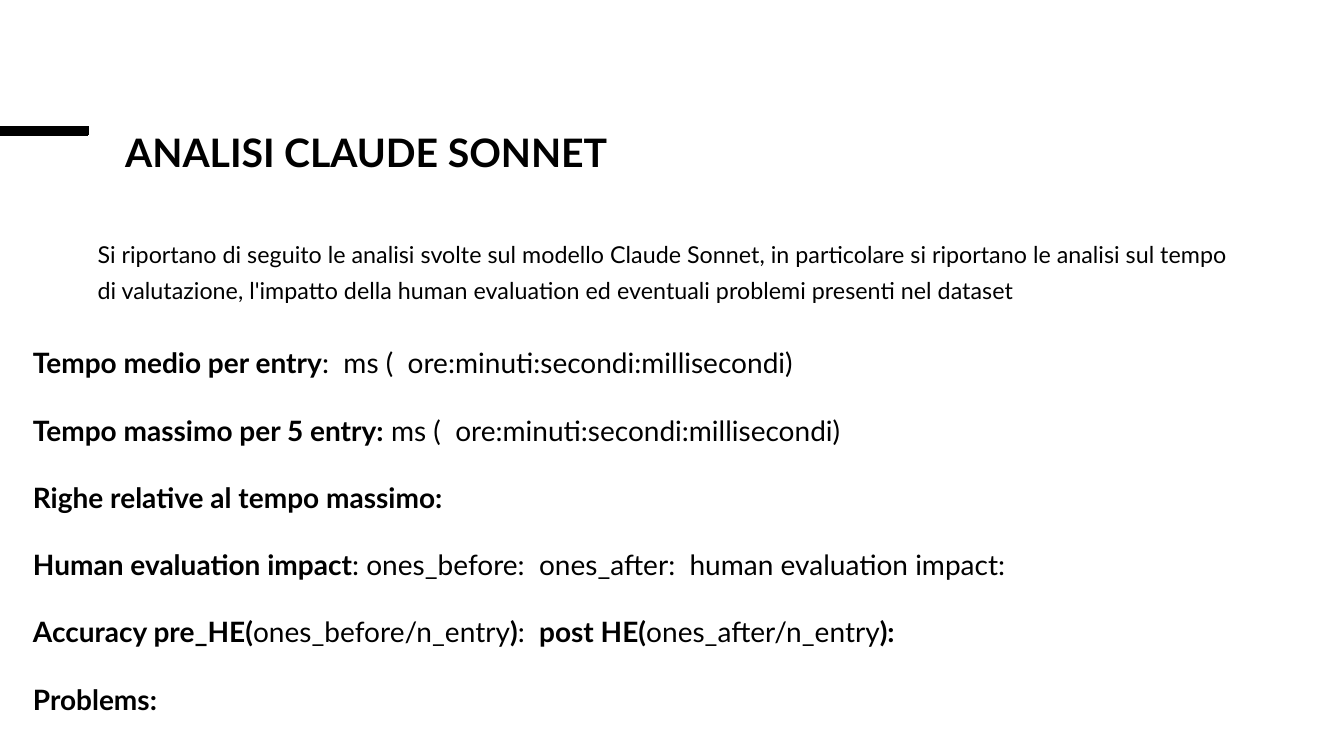
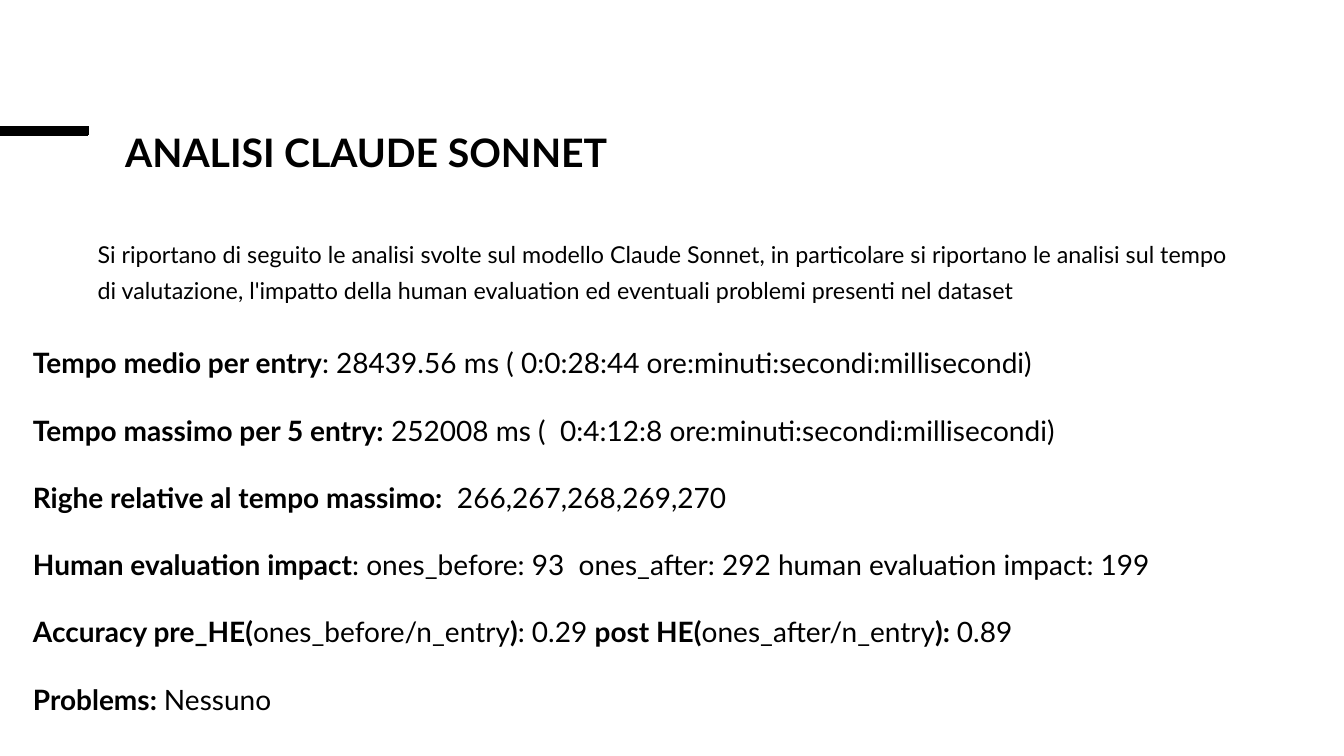
Before and after one commit to Simpronic/Tesi_Generatore_VHDL, a slide deck: slide 23 of altro/Presentazione_risultati.pptx. Drawn at 1344x756 pixels with LibreOffice and Linux fonts; fonts in the diff are those of the drawing. Boxes give left, top, right and bottom in pixels: in the first picture for what was removed or moved away, otherwise in the second. Text is boxed around its words. In the diff, an @@ line names an element or a change of style, - is before the commit and + after.

```diff
--- a/altro/Presentazione_risultati.pptx
+++ b/altro/Presentazione_risultati.pptx
@@ text at bbox=[33, 351, 1150, 711]: text changed @@
-Tempo medio per entry: ms ( ore:minuti:secondi:millisecondi)
-Tempo massimo per 5 entry: ms ( ore:minuti:secondi:millisecondi)
-Righe relative al tempo massimo:
-Human evaluation impact: ones_before: ones_after: human evaluation impact:
-Accuracy pre_HE(ones_before/n_entry): post HE(ones_after/n_entry):
-Problems:
+Tempo medio per entry: 28439.56 ms ( 0:0:28:44 ore:minuti:secondi:millisecondi)
+Tempo massimo per 5 entry: 252008 ms ( 0:4:12:8 ore:minuti:secondi:millisecondi)
+Righe relative al tempo massimo: 266,267,268,269,270
+Human evaluation impact: ones_before: 93 ones_after: 292 human evaluation impact: 199
+Accuracy pre_HE(ones_before/n_entry): 0.29 post HE(ones_after/n_entry): 0.89
+Problems: Nessuno
```
Also in this commit, not shown: 4 other slides changed, 11 slides added, 1 slide removed, 3 other files.
